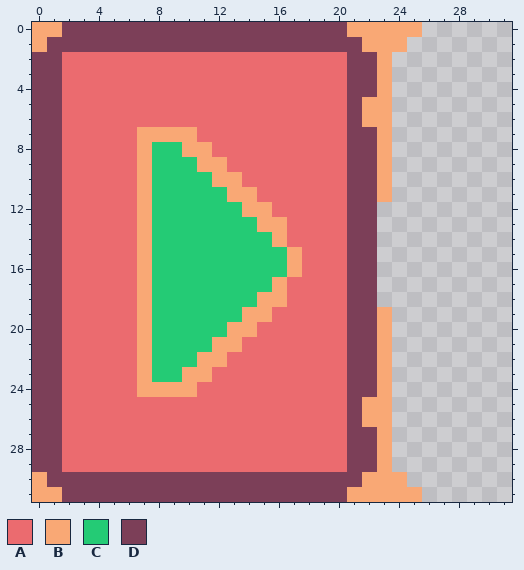
File history of a pixel-art file, Assets/Resources/Sprites/art_v1/DoublePistonOnBase.aseprite. Above is the file before it was changed.
32x32 pixels, 1 frame.
Palette (. is transparent): A #eb6b6f  B #f9a875  C #24cb75  D #7c3f58
Pixels before, first column x 0:
 0 BBDDDDDDDDDDDDDDDDDDDBBBBB
 1 BDDDDDDDDDDDDDDDDDDDDDBBB.
 2 DDAAAAAAAAAAAAAAAAAAADDB..
 3 DDAAAAAAAAAAAAAAAAAAADDB..
 4 DDAAAAAAAAAAAAAAAAAAADDB..
 5 DDAAAAAAAAAAAAAAAAAAADBB..
 6 DDAAAAAAAAAAAAAAAAAAADBB..
 7 DDAAAAABBBBAAAAAAAAAADDB..
 8 DDAAAAABCCBBAAAAAAAAADDB..
 9 DDAAAAABCCCBBAAAAAAAADDB..
10 DDAAAAABCCCCBBAAAAAAADDB..
11 DDAAAAABCCCCCBBAAAAAADDB..
12 DDAAAAABCCCCCCBBAAAAADD...
13 DDAAAAABCCCCCCCBBAAAADD...
14 DDAAAAABCCCCCCCCBAAAADD...
15 DDAAAAABCCCCCCCCCBAAADD...
16 DDAAAAABCCCCCCCCCBAAADD...
17 DDAAAAABCCCCCCCCBAAAADD...
18 DDAAAAABCCCCCCCBBAAAADD...
19 DDAAAAABCCCCCCBBAAAAADDB..
20 DDAAAAABCCCCCBBAAAAAADDB..
21 DDAAAAABCCCCBBAAAAAAADDB..
22 DDAAAAABCCCBBAAAAAAAADDB..
23 DDAAAAABCCBBAAAAAAAAADDB..
24 DDAAAAABBBBAAAAAAAAAADDB..
25 DDAAAAAAAAAAAAAAAAAAADBB..
26 DDAAAAAAAAAAAAAAAAAAADBB..
27 DDAAAAAAAAAAAAAAAAAAADDB..
28 DDAAAAAAAAAAAAAAAAAAADDB..
29 DDAAAAAAAAAAAAAAAAAAADDB..
30 BDDDDDDDDDDDDDDDDDDDDDBBB.
31 BBDDDDDDDDDDDDDDDDDDDBBBBB
After:
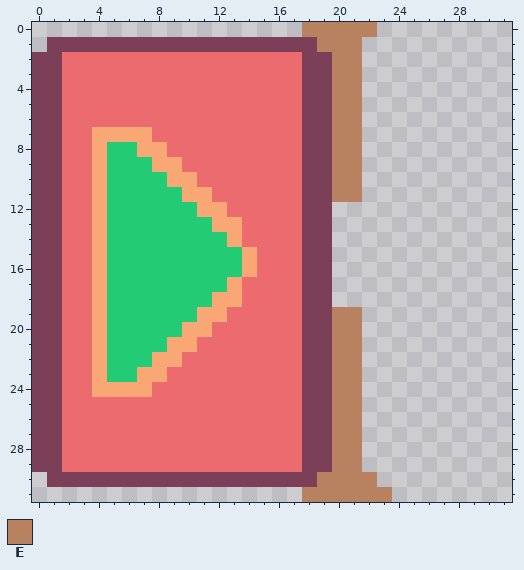
Colours new in this view: E #b8815f
From old to new:
Changed rows in their new state; - is an unchanged pixel.
first column x 0:
 0 ..................EEEEE...
 1 .------------------EEE...-
 2 ------------------DDEE..--
 3 ------------------DDEE..--
 4 ------------------DDEE..--
 5 ------------------DDEE..--
 6 ------------------DDEE..--
 7 ----BBB-AAA-------DDEE..--
 8 ----BCC-BAAA------DDEE..--
 9 ----BCCCBBAAA-----DDEE..--
10 ----BCCC-BBAAA----DDEE..--
11 ----BCCC--BBAAA---DDEE..--
12 ----BCCC---BBAAA--DD...---
13 ----BCCC----BBAAA-DD...---
14 ----BCCC-----BAAA-DD...---
15 ----BCCC------BAAADD...---
16 ----BCCC------BAAADD...---
17 ----BCCC-----BAAA-DD...---
18 ----BCCC----BBAAA-DD...---
19 ----BCCC---BBAAA--DDEE..--
20 ----BCCC--BBAAA---DDEE..--
21 ----BCCC-BBAAA----DDEE..--
22 ----BCCCBBAAA-----DDEE..--
23 ----BCC-BAAA------DDEE..--
24 ----BBB-AAA-------DDEE..--
25 ------------------DDEE..--
26 ------------------DDEE..--
27 ------------------DDEE..--
28 ------------------DDEE..--
29 ------------------DDEE..--
30 .------------------EEEE..-
31 ..................EEEEEE..
Boxes around the changes in both pictures, in picture pixels (x1, y1, x2, y2):
changed: (32, 22, 422, 502)
